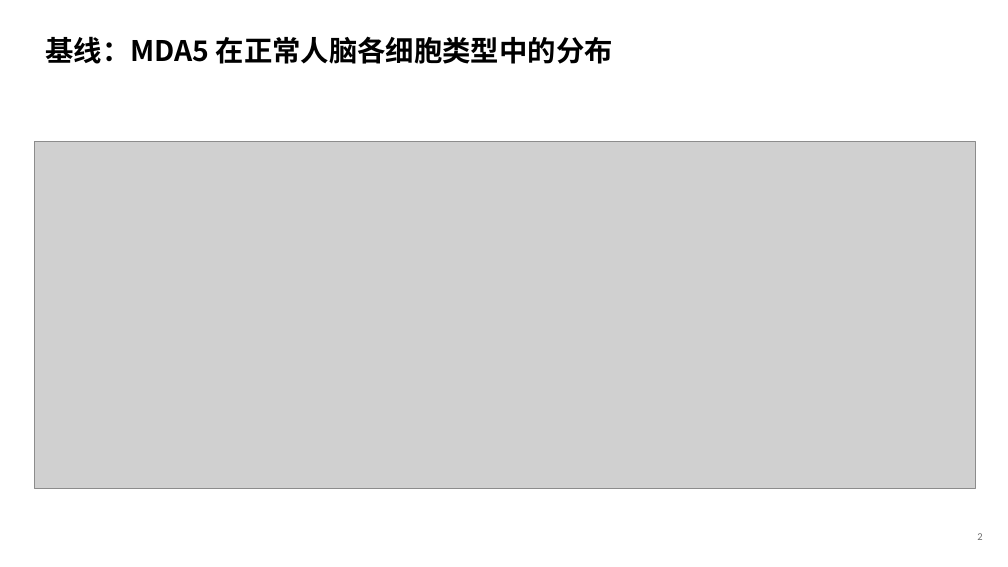
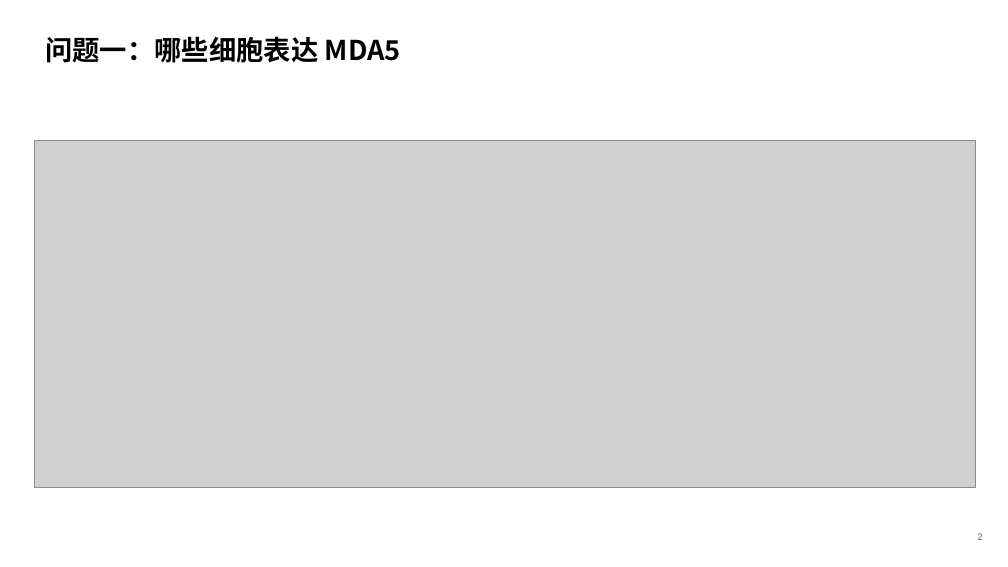
Before and after one commit to 7c96bzczcj-prog/aaa, a slide deck: slide 3 of results/mda5/MDA5_IFIH1_人脑与MS.pptx. Drawn at 1008x567 pixels with LibreOffice and Linux fonts; fonts in the diff are those of the drawing; grey boxes stand for pictures. Boxes give left, top, right and bottom in pixels: in the first picture for what was removed or moved away, otherwise in the second. Text is boxed around its words. In the diff, an @@ line names an element or a change of style, - is before the commit and + after.

```diff
--- a/results/mda5/MDA5_IFIH1_人脑与MS.pptx
+++ b/results/mda5/MDA5_IFIH1_人脑与MS.pptx
@@ text at [45,36,401,63]: text changed; size 27 to 26 pt @@
-基线：MDA5 在正常人脑各细胞类型中的分布
+问题一：哪些细胞表达 MDA5
```
Also in this commit, not shown: 9 other slides changed, 9 other files.
